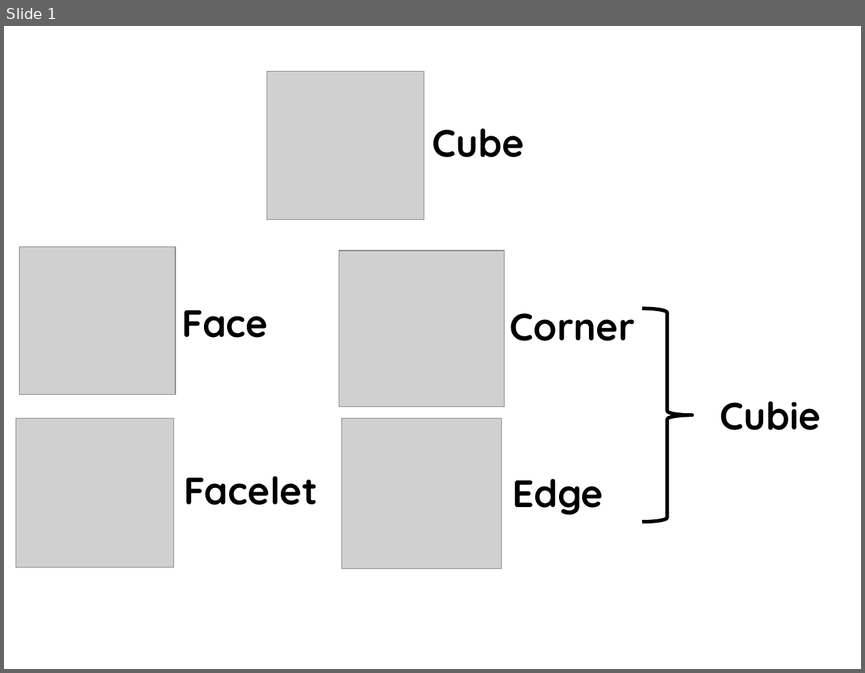
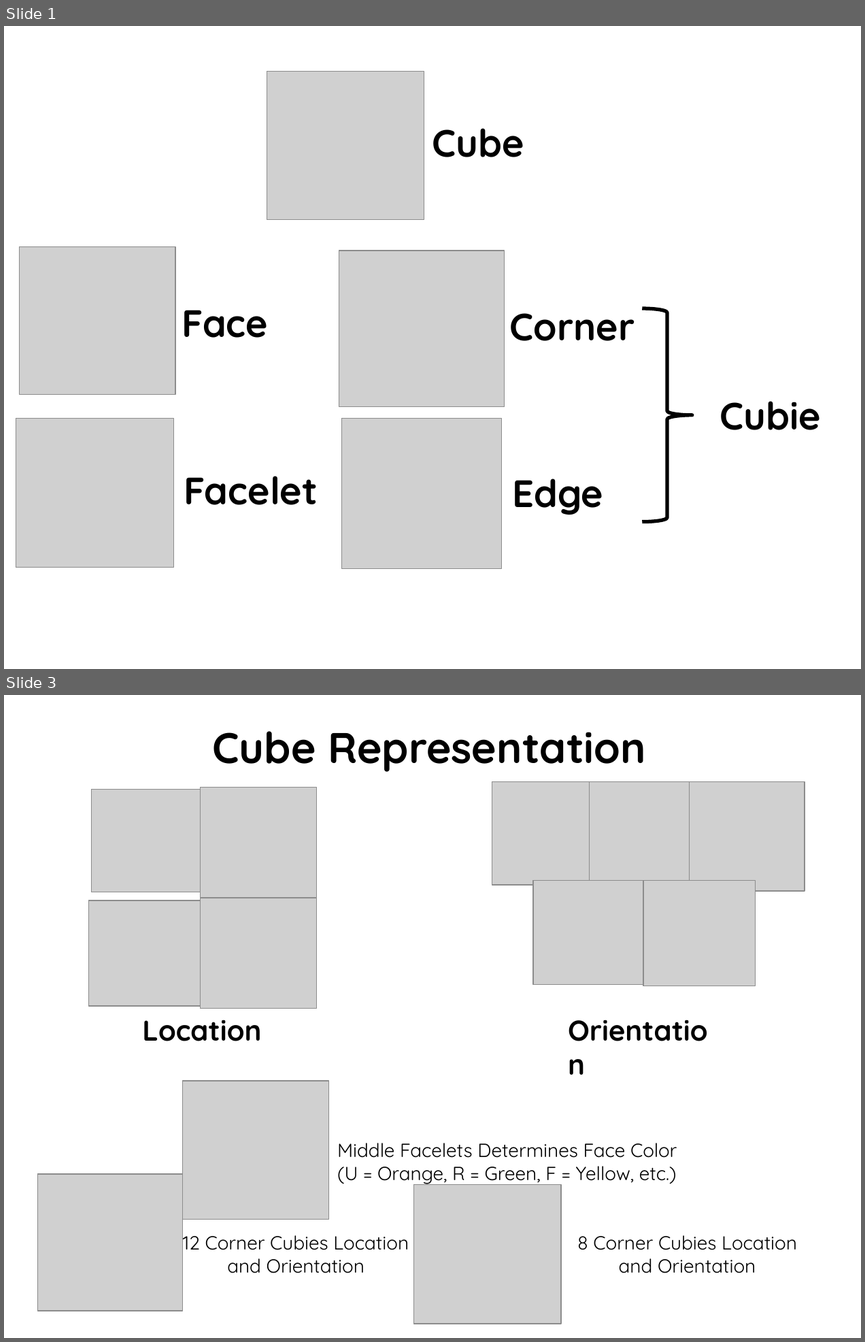
Before and after one commit to jon-whit/herbert, a slide deck: Documents/Presentations/KociembaAlgorithmPresentation.pptx. Shown one above the other, each under a label of ours: slide 1 before the commit, slides 1 and 3 after it; the slides between them are not shown. The pictures are 865x673 and 865x1342 pixels, drawn with LibreOffice and Linux fonts; fonts in the diff are those of the drawing; grey boxes stand for pictures; background and template pictures are left out. Boxes give left, top, right and bottom in pixels: in the first picture for what was removed or moved away, otherwise in the second. Text is boxed around its words. In the diff, an @@ line names an element or a change of style, - is before the commit and + after.

Commit message:
Updated Slides and Added Images

```diff
--- a/Documents/Presentations/KociembaAlgorithmPresentation.pptx
+++ b/Documents/Presentations/KociembaAlgorithmPresentation.pptx
@@ slide 3 added at (4,695,861,1338), background picture (left out); not listed: 1 template element that a slide beside it also shows @@
@@ text added at (212,731,646,772), 36 pt, text #000000, bold @@
+Cube Representation
@@ picture added at (92,790,201,892) @@
@@ picture added at (201,787,317,897) @@
@@ picture added at (492,781,601,884) @@
@@ picture added at (589,781,702,889) @@
@@ picture added at (689,781,804,890) @@
@@ picture added at (201,898,317,1008) @@
@@ picture added at (532,880,643,984) @@
@@ picture added at (643,880,755,985) @@
@@ picture added at (89,900,201,1006) @@
@@ text added at (142,1019,261,1041), 24 pt, text #000000, bold @@
+Location
@@ picture added at (182,1081,329,1219) @@
@@ text added at (337,1142,677,1185), 16 pt, text #000000 @@
+Middle Facelets Determines Face Color
+(U = Orange, R = Green, F = Yellow, etc.)
@@ picture added at (37,1174,182,1311) @@
@@ picture added at (413,1184,561,1323) @@
@@ text added at (183,1235,409,1273), 16 pt, text #000000 @@
+12 Corner Cubies Location and Orientation
@@ text added at (577,1235,797,1273), 16 pt, text #000000 @@
+8 Corner Cubies Location and Orientation
@@ text added at (657,1259,755,1273), 24 pt, text #000000, bold @@
+Orientation
```
Also in this commit, not shown: 1 other slide added, 29 other files.
